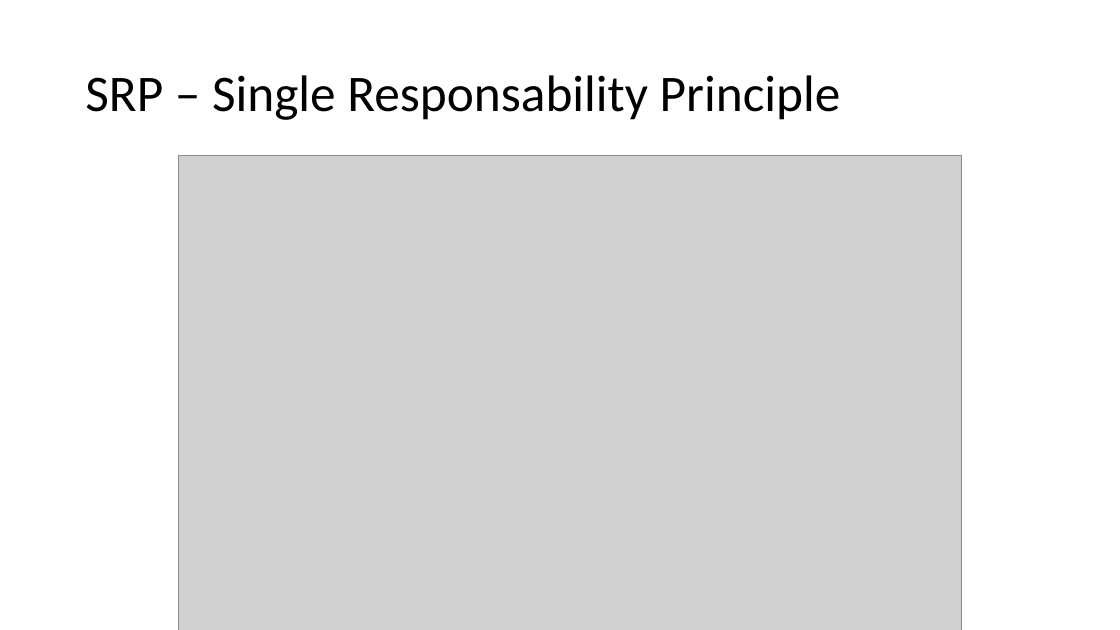
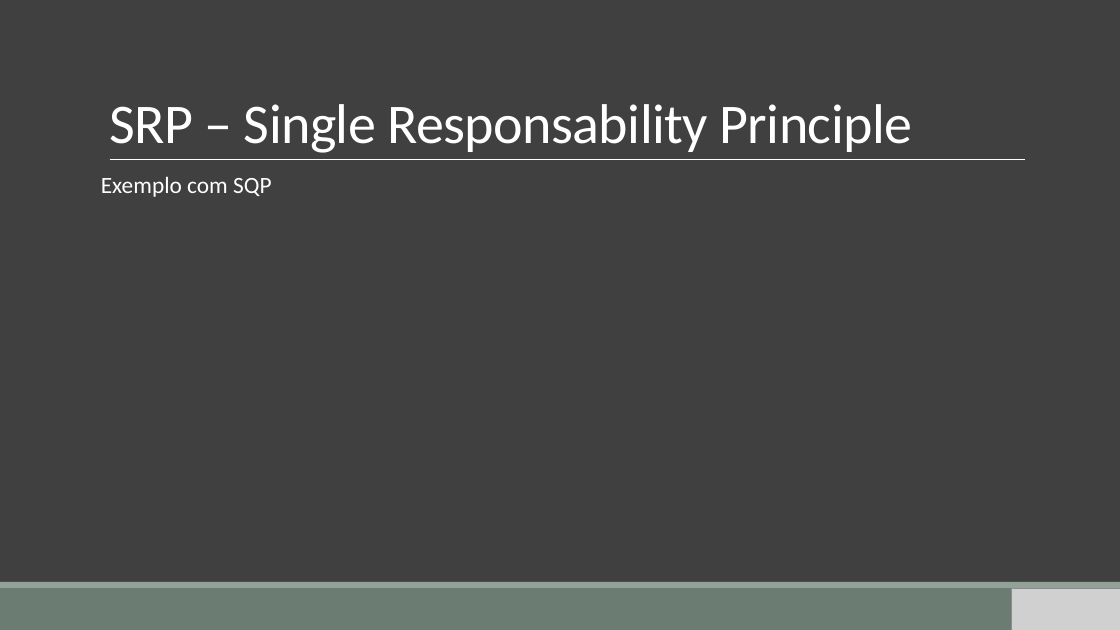
Before and after one commit to gemvane/Palestra-Solid, a slide deck: slide 11 of SOLID.pptx (slide 7 before the commit). Drawn at 1120x630 pixels with LibreOffice and Linux fonts; fonts in the diff are those of the drawing; grey boxes stand for pictures. Boxes give left, top, right and bottom in pixels: in the first picture for what was removed or moved away, otherwise in the second. Text is boxed around its words. In the diff, an @@ line names an element or a change of style, - is before the commit and + after.

Commit message:
Update: Atualização de Layout

```diff
--- a/SOLID.pptx
+++ b/SOLID.pptx
@@ background #FFFFFF to #404040 @@
@@ title "SRP – Single Responsability Principle" moved from (x1=85, y1=75, x2=841, y2=120) to (x1=109, y1=104, x2=913, y2=153) @@
@@ title "SRP – Single Responsability Principle" at (x1=109, y1=104, x2=913, y2=153): size 44 to 48 pt, text colour #000000 to #FFFFFF, letter spacing 0 to -0.5 pt; line spacing 0.9 to 0.85; vertical alignment middle to bottom @@
@@ text added at (x1=101, y1=177, x2=272, y2=197), 20 pt, text #FFFFFF @@
+Exemplo com SQP
@@ line added from (110, 160) to (1026, 160), #FFFFFF 0.5 pt @@
@@ picture removed at (x1=178, y1=155, x2=961, y2=630) @@
@@ rectangle added at (x1=0, y1=588, x2=1120, y2=630), fill #6B7D72 @@
@@ rectangle added at (x1=0, y1=582, x2=1120, y2=588), fill #93A299 @@
@@ picture added at (x1=1012, y1=588, x2=1120, y2=630) @@
```
Also in this commit, not shown: 24 other slides changed, 22 slides added, 3 slides removed.
